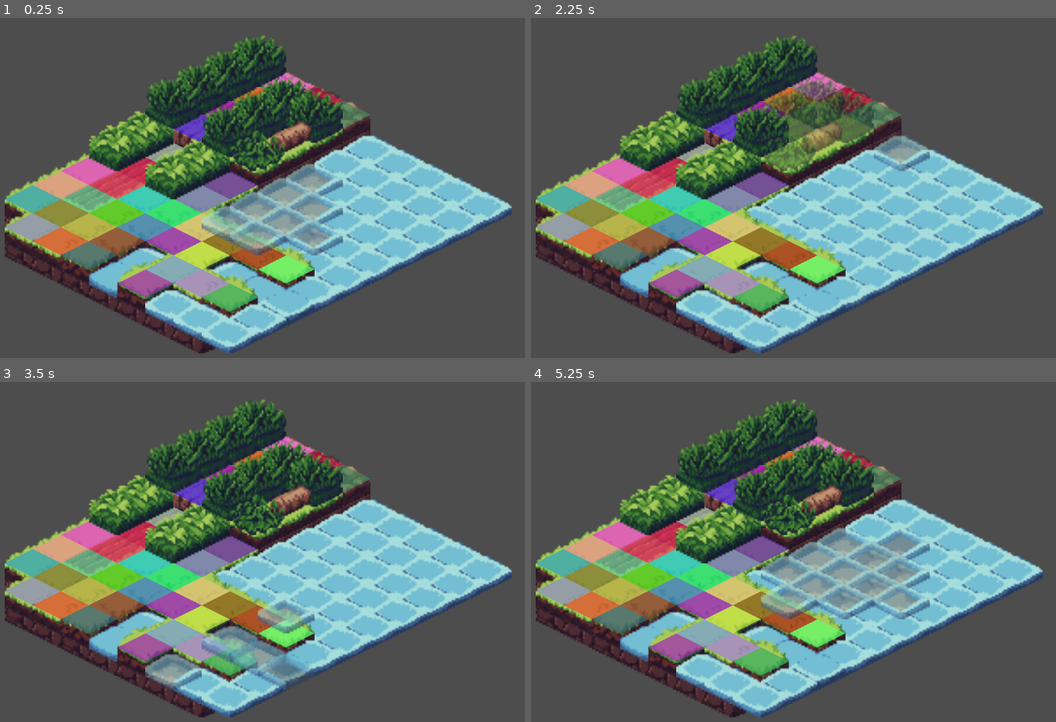
Above: before the commit, frames 1-4 (two rows, left to right).
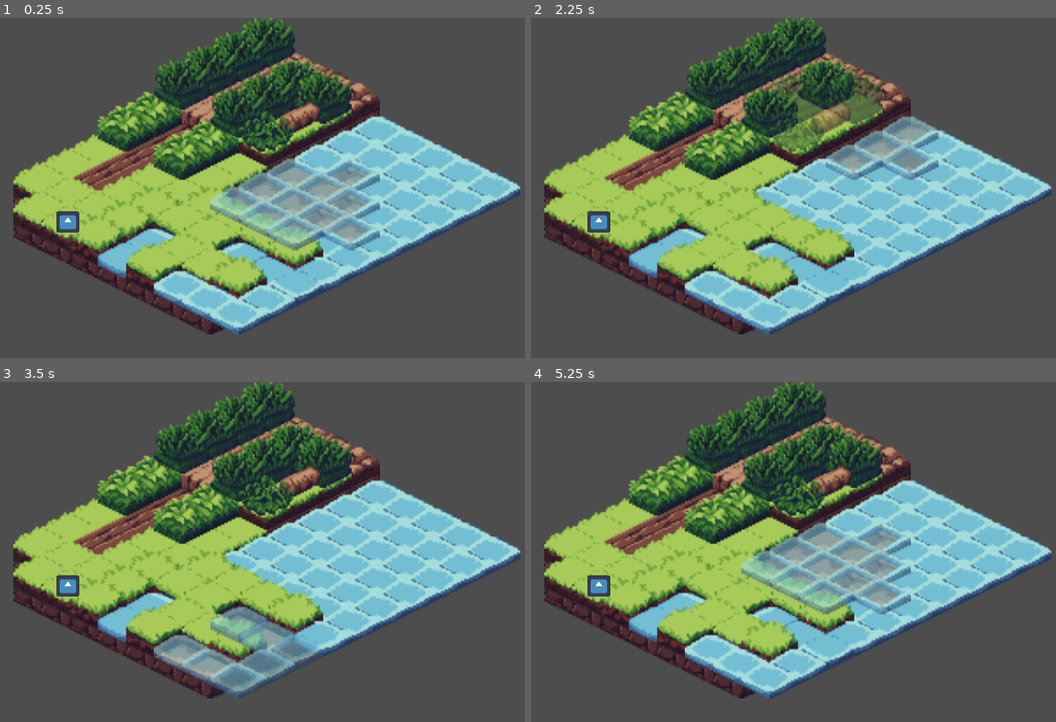
Above: after the commit, the same moments.

Repository: ActualCannibalPanda/Godrogue
Game: Godot game, scene res://assets/maps/game.tscn
Same seed, same stepped clock (60 frames per second), same inputs: the game is played once before the commit and once after it. The engine's default icon, where the game draws it, is replaced by a stand-in: a white triangle on a blue panel in a dark square.
Inputs (mouse positions are in pixels of both pictures, inside the frame that each line leads up to):
- Up to frame 1 (0.25 s): no input
- Up to frame 2 (2.25 s): tap Enter at 0.5, 2 s; move the mouse to (940, 177) at 0.52 s; tap I at 0.6, 1.35, 2.1 s; tap Space at 1.25 s; move the mouse to (678, 211) at 1.27 s; move the mouse to (861, 116) at 2.02 s
- Up to frame 3 (3.5 s): tap Space at 2.75 s; move the mouse to (241, 626) at 2.77 s; tap I at 2.85 s
- Up to frame 4 (5.25 s): tap Enter at 3.5 s; move the mouse to (987, 609) at 3.52 s; tap I at 3.6, 4.35, 5.1 s; tap Space at 4.25 s; move the mouse to (615, 504) at 4.27 s; move the mouse to (830, 558) at 5.02 s

The runs differ from the first frame. In frame 1, 47% of the frame differs, in the area x 0-100%, y 0-99%; in frame 2, 46%; in frame 3, 46%; in frame 4, 47%.
Error after the commit: Parse Error: Identifier "tile_maps" not declared in the current scope. (res://scripts/player.gd:30)

Commit message:
WIP Commit

Diff:
--- a/assets/maps/game.tscn
+++ b/assets/maps/game.tscn
@@ -1,11 +1,17 @@
 [gd_scene format=3 uid="uid://c7mh3skoidmh0"]
 
+[ext_resource type="Script" uid="uid://c0sy1ro6gsepi" path="res://scripts/map_controller.gd" id="1_t3nk2"]
 [ext_resource type="PackedScene" uid="uid://ckow25o3lsh3s" path="res://assets/maps/map.tscn" id="2_yr58m"]
+[ext_resource type="PackedScene" uid="uid://bjmsudn02xwnp" path="res://assets/maps/player.tscn" id="3_7h50t"]
 
 [node name="Node2D" type="Node2D" unique_id=403646205]
+script = ExtResource("1_t3nk2")
 
 [node name="Tiles" parent="." unique_id=462645518 instance=ExtResource("2_yr58m")]
 
 [node name="Camera2D" type="Camera2D" parent="." unique_id=1769008352]
-position = Vector2(157, 93)
+position = Vector2(114, 24)
 zoom = Vector2(3.235, 3.235)
+
+[node name="Player" parent="." unique_id=1520361422 instance=ExtResource("3_7h50t")]
+position = Vector2(-1, 40)
--- a/assets/maps/map.tscn
+++ b/assets/maps/map.tscn
@@ -4,29 +4,29 @@
 [ext_resource type="Script" uid="uid://b28flbh4smofb" path="res://scripts/mouse_visibility.gd" id="2_f35e3"]
 [ext_resource type="TileSet" uid="uid://dehoj757hb1uo" path="res://assets/tilesets/tileset.tres" id="3_mjhes"]
 
-[node name="Tiles" type="Node2D" unique_id=462645518]
-script = ExtResource("1_tqijr")
-
-[node name="TileMaps" type="Node2D" parent="." unique_id=1814394138]
-position = Vector2(38, 80)
+[node name="TileMaps" type="Node2D" unique_id=1814394138]
 script = ExtResource("2_f35e3")
 
-[node name="TileMapLayer" type="TileMapLayer" parent="TileMaps" unique_id=1303928408]
+[node name="TileMapLayer" type="TileMapLayer" parent="." unique_id=1303928408]
 tile_map_data = PackedByteArray("AAAAAAEAAAAJAAAAAAAAAAIAAAAKAAAAAAABAAEAAAAGAAAAAAAAAAAAAAAKAAAAAAABAAIAAAAIAAAAAAABAA …(1184 unchanged characters)…
 tile_set = ExtResource("3_mjhes")
 navigation_visibility_mode = 1
 
-[node name="TileMapLayer2" type="TileMapLayer" parent="TileMaps" unique_id=641393008]
+[node name="TileMapLayer2" type="TileMapLayer" parent="." unique_id=641393008]
 position = Vector2(-16, -16)
 tile_map_data = PackedByteArray("AAADAAMAAAACAAIAAAADAAIAAAACAAIAAAADAAEAAAACAAIAAAADAAAAAAACAAIAAAADAP//AAACAAIAAAADAP …(1344 unchanged characters)…
 tile_set = ExtResource("3_mjhes")
 
-[node name="TileMapLayer3" type="TileMapLayer" parent="TileMaps" unique_id=508760023]
+[node name="TileMapLayer3" type="TileMapLayer" parent="." unique_id=508760023]
 position = Vector2(-32, -32)
 tile_map_data = PackedByteArray("AAADAP3/AAADAAEAAAADAPz/AAAEAAEAAAADAPv/AAAEAAEAAAADAPr/AAAFAAEAAAAEAPr/AAABAAEAAAAFAP …(240 unchanged characters)…
 tile_set = ExtResource("3_mjhes")
 
-[node name="TileMapLayer4" type="TileMapLayer" parent="TileMaps" unique_id=1989893995]
+[node name="TileMapLayer4" type="TileMapLayer" parent="." unique_id=1989893995]
 position = Vector2(-48, -48)
 tile_map_data = PackedByteArray("AAAGAPz/AAAEAAQAAAADAP3/AAADAAMAAAADAPz/AAADAAMAAAADAPv/AAADAAMAAAADAPr/AAADAAMAAAAFAP3/AAADAAMAAAAFAPz/AAADAAMAAAAFAPv/AAADAAMAAAAGAPv/AAADAAMAAAAGAP3/AAAKAAMAAAA=")
 tile_set = ExtResource("3_mjhes")
+
+[node name="MapSharer" type="Node2D" parent="." unique_id=2013835080]
+scale = Vector2(-1.1853279, 1.0247489)
+script = ExtResource("1_tqijr")
--- /dev/null
+++ b/assets/maps/player.tscn
@@ -0,0 +1,16 @@
+[gd_scene format=3 uid="uid://bjmsudn02xwnp"]
+
+[ext_resource type="Script" uid="uid://by3prm8a3dlsn" path="res://scripts/player.gd" id="1_ncdoi"]
+[ext_resource type="Texture2D" uid="uid://bw50rjwesqgl2" path="res://icon.svg" id="2_0jq4s"]
+
+[sub_resource type="CircleShape2D" id="CircleShape2D_bgjmr"]
+
+[node name="Player" type="CharacterBody2D" unique_id=1520361422]
+script = ExtResource("1_ncdoi")
+
+[node name="CollisionShape2D" type="CollisionShape2D" parent="." unique_id=189825019]
+shape = SubResource("CircleShape2D_bgjmr")
+
+[node name="Sprite2D" type="Sprite2D" parent="." unique_id=2075052088]
+scale = Vector2(0.10355866, 0.09433243)
+texture = ExtResource("2_0jq4s")
--- /dev/null
+++ b/globals/signals.gd
@@ -0,0 +1,4 @@
+extends Node
+
+signal request_tilemaps()
+signal get_current_tilemaps(tilemaps: Array[TileMapLayer])
--- a/project.godot
+++ b/project.godot
@@ -15,6 +15,10 @@
 config/features=PackedStringArray("4.6", "GL Compatibility")
 config/icon="res://icon.svg"
 
+[autoload]
+
+Signals="*uid://c1kle30mauhov"
+
 [editor_plugins]
 
 enabled=PackedStringArray("res://addons/GDQuest_GDScript_formatter/plugin.cfg")
--- /dev/null
+++ b/scripts/map_controller.gd
@@ -0,0 +1,10 @@
+extends Node2D
+
+# Called when the node enters the scene tree for the first time.
+func _ready() -> void:
+    pass
+
+
+# Called every frame. 'delta' is the elapsed time since the previous frame.
+func _process(delta: float) -> void:
+    pass
--- /dev/null
+++ b/scripts/player.gd
@@ -0,0 +1,43 @@
+extends CharacterBody2D
+
+const SPEED = 300.0
+const JUMP_VELOCITY = -400.0
+
+var tilemaps: Array[TileMapLayer] = []
+
+
+func _get_tilemaps(maps: Array[TileMapLayer]) -> void:
+    tilemaps = maps
+
+
+func _ready() -> void:
+    Signals.get_current_tilemaps.connect(_get_tilemaps)
+
+
+func _process(delta: float) -> void:
+    if len(tilemaps) == 0:
+        Signals.request_tilemaps.emit()
+        return
+
+    for layer in tilemaps:
+        for cell in layer.get_used_cells():
+            var tile_data = layer.get_cell_tile_data(cell)
+            if tile_data.get_custom_data("walkable"):
+                var local = layer.map_to_local(cell) + layer.position
+                var points: Array[Vector2] = []
+                if tile_data.get_collision_polygons_count(0) > 0:
+                    for point in tile_data.get_collision_polygon_points(0, 0):
+                        points.push_back(local + point + tile_maps.position)
+
+                    if len(points) >= 3:
+                        game_map.push_back(tile)
+
+    for tile in game_map:
+        var polygon = Polygon2D.new()
+        polygon.polygon = tile.vertices
+        polygon.color = Color(randf(), randf(), randf(), 0.7)
+        add_child(polygon)
+
+
+func _physics_process(_delta: float) -> void:
+    pass
--- a/scripts/tiles.gd
+++ b/scripts/tiles.gd
@@ -13,9 +13,16 @@
 var game_map: Array[Tile] = []
 
 
+func request() -> void:
+    Signals.get_current_tilemaps.emit(layers)
+
+
 # Called when the node enters the scene tree for the first time.
 func _ready() -> void:
-    call_deferred("create_polygons")
+    # stop this for now
+    Signals.request_tilemaps.connect(request)
+    return
+    create_polygons()
 
 
 func create_polygons() -> void:
Not shown, added: globals/signals.gd.uid
Not shown, added: scripts/map_controller.gd.uid
Not shown, added: scripts/player.gd.uid
